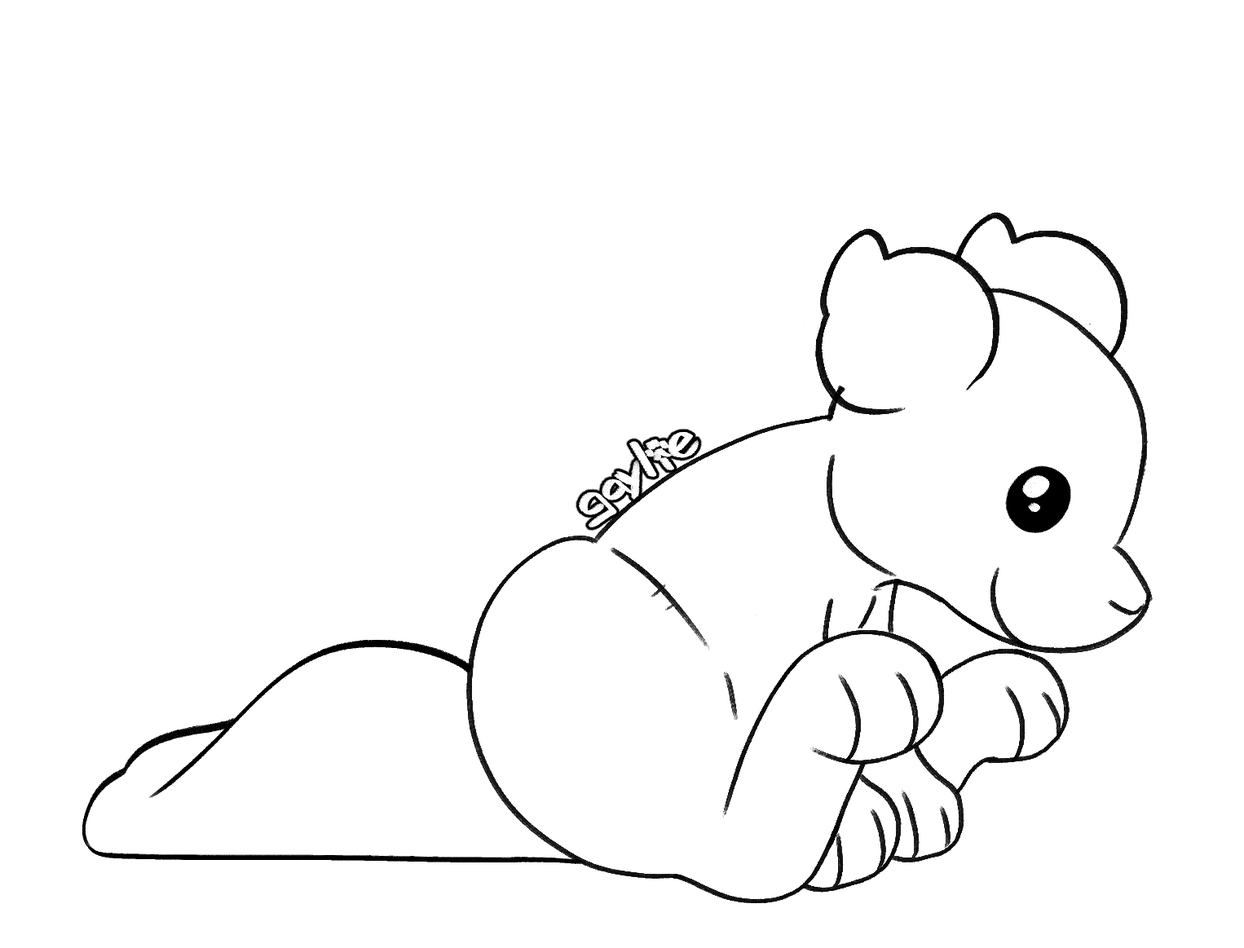
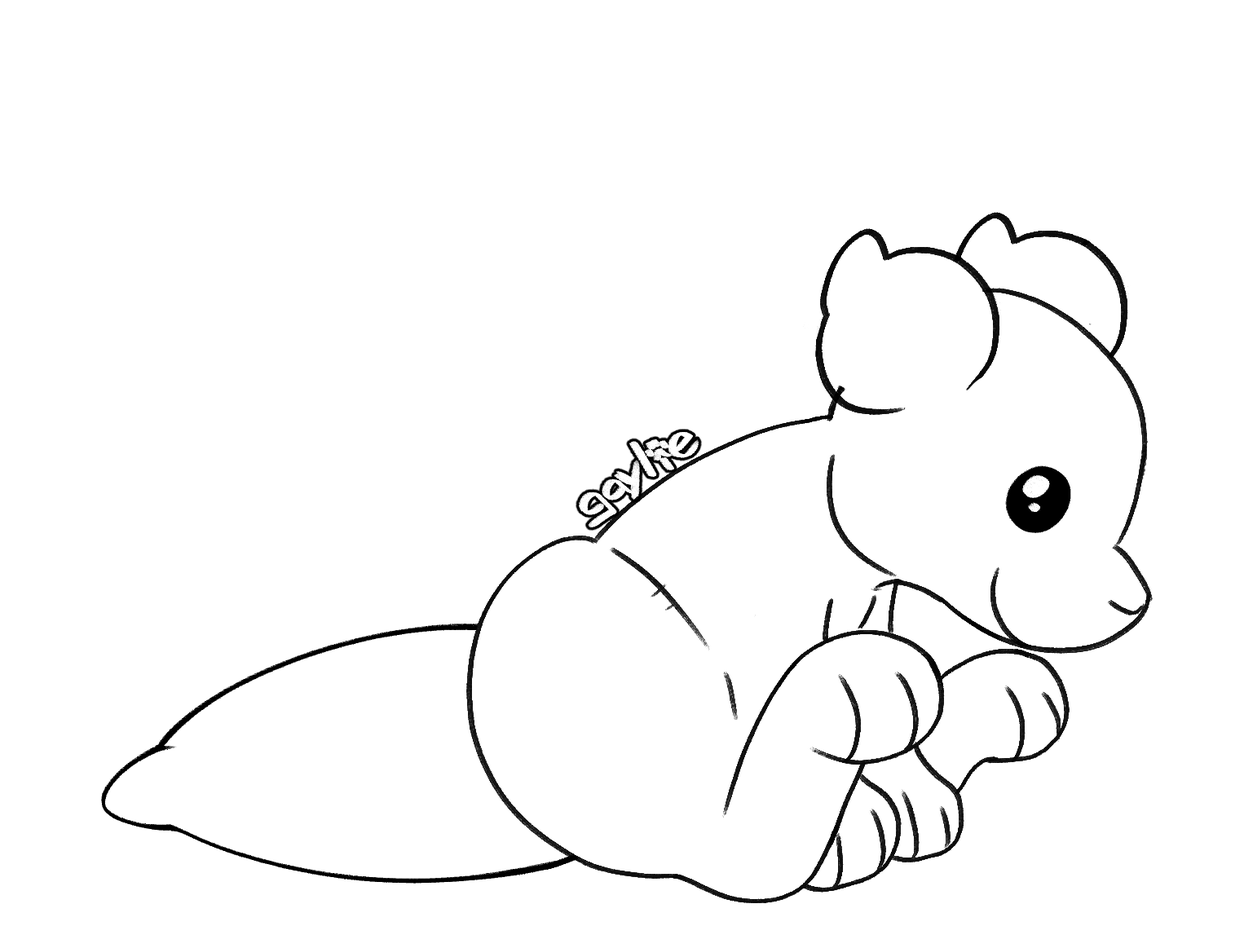
Layer changes from the first 1244px x 948px image to the second:
hid "empty case" over box(82, 639, 586, 865)
showed "closed case" over box(101, 623, 582, 884)
added layer "background" over box(82, 623, 586, 884)
